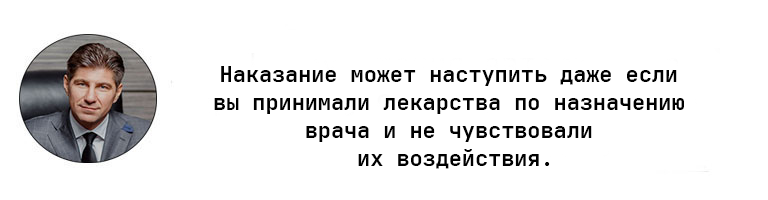
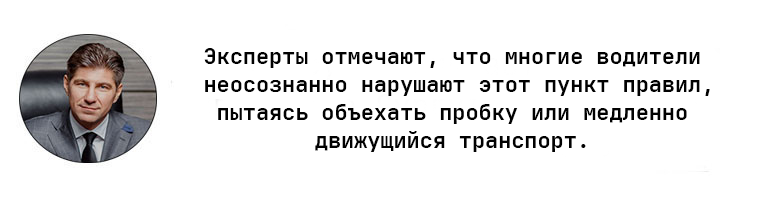
Comparing the layer stacks of the two 768px x 200px images. Changes:
renamed "Наказание может наступить даже если вы принимали лекарства по" to "Эксперты отмечают, что многие водители неосознанно нарушают э", painted on it over [left=204, top=48, right=710, bottom=169]
